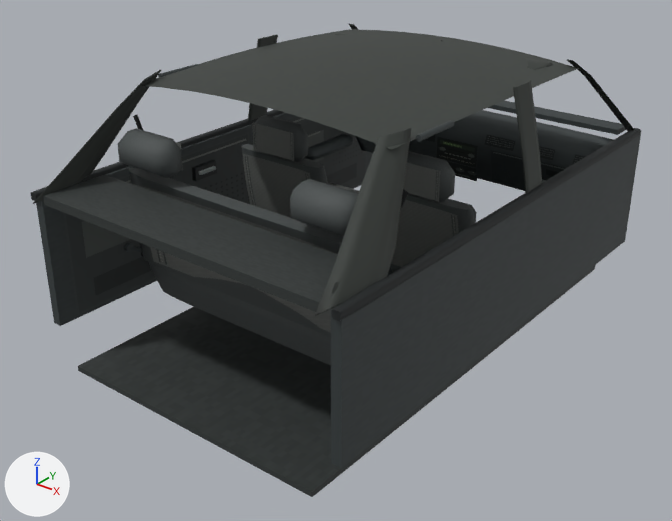
One commit to the glTF model art/temple/intro/sedan.glb: the scene before it, then after it.
The view is the same before and after, from a 50 mm lens placed at (2.42, -3.27, 2.45), pointed at (-0.02, -0.22, 0.55). Lighting does not change. The marker at lower left points along +X, +Y and +Z. The picture after the commit comes second. Vertices at exactly the same position are counted once.

Names of what the first picture shows: 'sedan'.
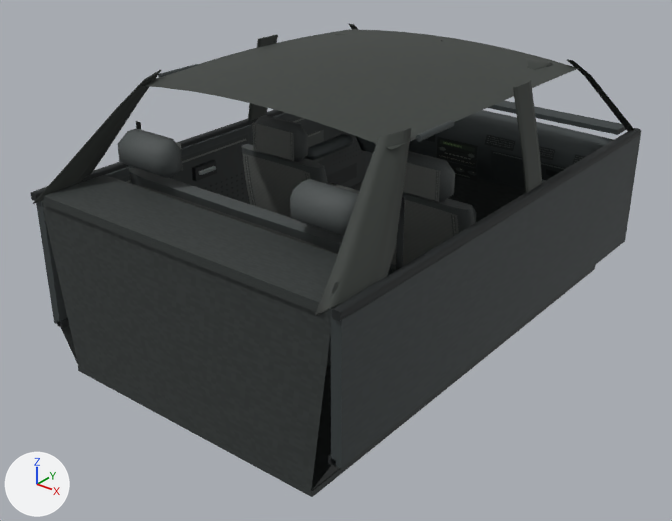
The edits, one by one:
me_sedan is used by ob_sedan; location (0.0, 0.0, 0.0).
Verts and faces of me_sedan; kept vertices keep their numbers, new ones are numbered from 2883.
me_sedan had 2883 vertices, 5026 faces and spanned x -0.82..0.82, y -1.29..1.21, z 0.19..1.45.
me_sedan now has 2911 vertices, 5058 faces and spans x -0.82..0.82, y -1.29..1.21, z 0.19..1.45.
me_sedan part 1: a new loose piece, a box spanning x -0.791..-0.757, y -1.23..1.17, z 0.379..0.409, in mat_santana_interior (picture img_santana_interior).
me_sedan part 2: a new loose piece, a box spanning x 0.757..0.791, y -1.23..1.17, z 0.379..0.409, in mat_santana_interior (picture img_santana_interior).
me_sedan part 3: a new loose piece, a box spanning x 0.686..0.7132, y -0.7484..-0.7441, z 0.5716..1.2184, in mat_santana_interior (picture img_santana_interior).
me_sedan part 4: the loose piece of 8 vertices spanning x -0.73..-0.42, y -0.75..-0.73, z 0.6..1.25 is deleted.
Part 5, on me_sedan:
New vertex 2883 is at (-0.79, -1.23, 0.4), pixel (57, 321).
New vertex 2884 is at (-0.68, -1.23, 0.21), pixel (78, 366).
New vertex 2885 is at (0.68, -1.23, 0.21), pixel (311, 491).
New vertex 2886 is at (0.79, -1.23, 0.4), pixel (334, 461).
New vertices 2887 to 2890 stand at vertices 2883 to 2886, in that order, plus (0.0, 2.4, 0.0).
New vertex 2891 is at (0.78, 1.17, 0.68).
New vertex 2892 is at (-0.78, 1.17, 0.68).
New vertex 2893 is at (-0.78, -1.23, 1.0), pixel (39, 196).
New vertex 2894 is at (0.78, -1.23, 1.0), pixel (333, 310).
New faces: (2883, 2888, 2887), (2883, 2884, 2888), (2885, 2886, 2890), (2885, 2890, 2889), (2888, 2889, 2891), (2888, 2891, 2892).
New faces: (2884, 2893, 2885), (2885, 2893, 2894).
Other edits to the shape of me_sedan do not show in these pictures.

Where the change shows, as pixel boxes (x1, y1, x2, y2) in the pictures (672 x 521 px):
part 1 of me_sedan, added: after (57, 182, 362, 328)
part 2 of me_sedan, added: after (328, 455, 337, 467)
part 3 of me_sedan, added: after (396, 197, 405, 270)
part 4 of me_sedan, deleted: before (133, 115, 143, 130)
part 5 of me_sedan, added: after (42, 176, 525, 491)
